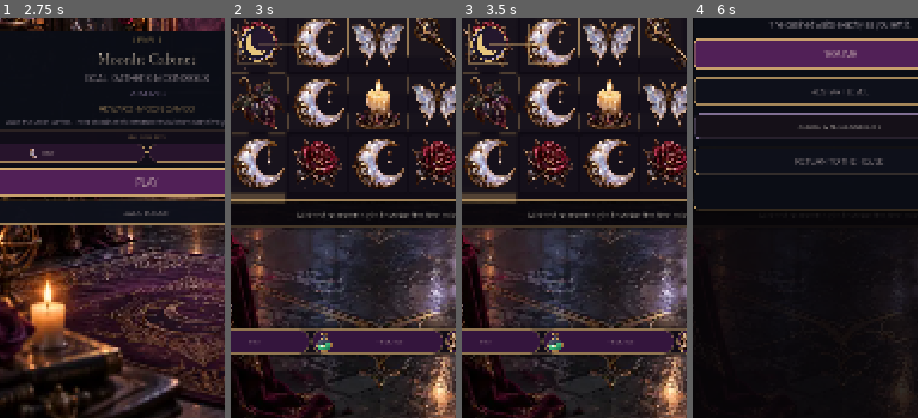
Above: before the commit, frames 1-4 (left to right).
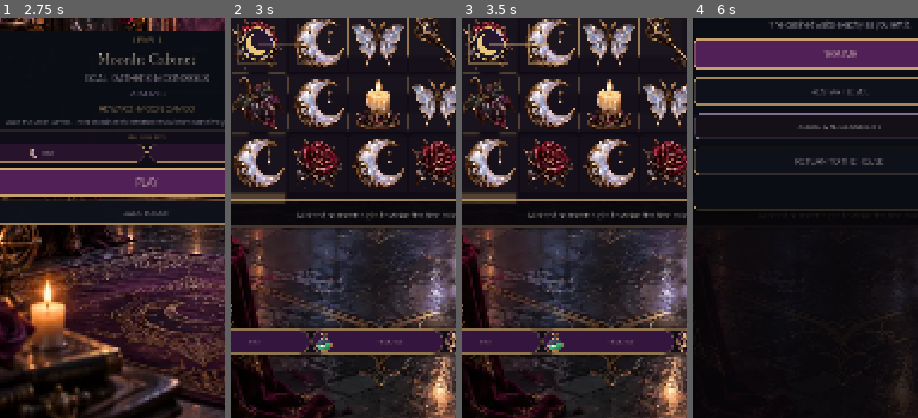
Above: after the commit, the same moments.

Repository: Jay-prodesign/akilta-match3
Game: Godot game, scene res://src/app/app_bootstrap.tscn
The game is run twice, just before and just after one commit, with the same random seed, the same clock (stepped at 60 frames per second) and the same inputs.
Inputs:
- Up to frame 1 (2.75 s): click "ENTER THE HOUSE" at 0.5 s; click "ENTER CURIO BOUTIQUE" at 1.25 s; click "1" at 2 s
- Up to frame 2 (3 s): click "PLAY" at 2.75 s
- Up to frame 3 (3.5 s): no input
- Up to frame 4 (6 s): click "RETRY" at 3.5 s; click "RETRY" at 4.25 s; click "RETRY" at 5 s; click "Ⅱ" at 5.75 s
The pictures show only the part of the screen within x 17-67%, y 43-93%; the shares and areas given below are measured in that part.

Frame 1 is identical in both runs. In frame 2, 0.4% of the frame differs, in the area x 3-20%, y 2-11%; in frame 3, 0.4%; in frame 4, less than 0.1%.

Commit message:
Replace procedural special marks with production raster tokens

Diff:
--- a/src/match3/presentation/board_view.gd
+++ b/src/match3/presentation/board_view.gd
@@ -854,43 +854,39 @@
 	draw_circle(dew - Vector2(r * 0.015, r * 0.015), r * 0.025, Color(BONE, 0.88))
 
 func _draw_special_mark(rect: Rect2, kind: String) -> void:
+	var paths := {
+		"line_h": "res://assets/specials/gbl_special_line_h_idle_v01.svg",
+		"line_v": "res://assets/specials/gbl_special_line_v_idle_v01.svg",
+		"area": "res://assets/specials/gbl_special_area_idle_v01.svg",
+		"smart": "res://assets/specials/gbl_special_smart_idle_v01.svg",
+		"global": "res://assets/specials/gbl_special_global_idle_v01.svg",
+	}
+	var path := String(paths.get(kind, ""))
+	if path != "":
+		var token := PieceAssetLoader.ornament(path)
+		if token != null:
+			# Special state is a deliberate gameplay token, not a tiny sticker. It
+			# overlays the base family while preserving enough silhouette context to
+			# keep the originating piece readable during creation/trigger teaching.
+			var extent := minf(rect.size.x, rect.size.y) * 0.72
+			var center := rect.get_center()
+			draw_texture_rect(token, Rect2(center - Vector2.ONE * extent * 0.5, Vector2.ONE * extent), false)
+			return
+	# Exact-state procedural fallback only. Never substitute a different special.
 	var center := rect.get_center()
-	var asset_path := String(SPECIAL_ASSET_PATHS.get(kind, ""))
-	if asset_path != "":
-		var token := PieceAssetLoader.ornament(asset_path)
-		if token != null:
-			var scale_factor := 0.78 if kind == "global" else 0.68
-			var asset_size := minf(rect.size.x, rect.size.y) * scale_factor
-			draw_texture_rect(token, Rect2(center - Vector2.ONE * asset_size * 0.5, Vector2.ONE * asset_size), false)
-			return
-	var full_r := rect.size.x * 0.39
-	var halo := Color(GOLD)
-	halo.a = 0.20
-	if kind == "global":
-		draw_circle(center, full_r * 1.04, halo, false, max(2.0, rect.size.x * 0.035))
-		draw_arc(center, full_r * 0.88, 0.0, TAU, 40, GOLD, max(2.0, rect.size.x * 0.025))
-		for angle in [0.0, PI * 0.5, PI, PI * 1.5]:
-			var direction := Vector2(cos(angle), sin(angle))
-			draw_line(center + direction * full_r * 0.88, center + direction * full_r * 1.16, GOLD, max(2.0, rect.size.x * 0.025))
-		return
-	if kind == "line_h":
-		draw_line(center + Vector2(-full_r, 0), center + Vector2(full_r, 0), GOLD, max(3.0, rect.size.x * 0.055))
-		draw_line(center + Vector2(-full_r, -rect.size.y * 0.08), center + Vector2(full_r, -rect.size.y * 0.08), Color(1,1,1,0.35), 1.5)
-		return
-	if kind == "line_v":
-		draw_line(center + Vector2(0, -full_r), center + Vector2(0, full_r), GOLD, max(3.0, rect.size.x * 0.055))
-		draw_line(center + Vector2(rect.size.x * 0.08, -full_r), center + Vector2(rect.size.x * 0.08, full_r), Color(1,1,1,0.35), 1.5)
-		return
-	if kind == "area":
-		draw_arc(center, full_r * 0.74, 0.0, TAU, 32, GOLD, max(2.0, rect.size.x * 0.035))
-		for angle in [PI * 0.25, PI * 0.75, PI * 1.25, PI * 1.75]:
-			var direction := Vector2(cos(angle), sin(angle))
-			draw_line(center + direction * full_r * 0.40, center + direction * full_r * 0.96, GOLD, 2.0)
-		return
-	if kind == "smart":
-		draw_arc(center, full_r * 0.70, PI * 0.10, PI * 0.90, 24, GOLD, 2.5)
-		draw_arc(center, full_r * 0.70, PI * 1.10, PI * 1.90, 24, GOLD, 2.5)
-		draw_circle(center, full_r * 0.15, GOLD)
+	var full_r := rect.size.x * 0.34
+	var fallback := Color(GOLD, 0.82)
+	match kind:
+		"line_h":
+			draw_line(center + Vector2(-full_r, 0), center + Vector2(full_r, 0), fallback, 3.0)
+		"line_v":
+			draw_line(center + Vector2(0, -full_r), center + Vector2(0, full_r), fallback, 3.0)
+		"area":
+			draw_arc(center, full_r * 0.72, 0.0, TAU, 24, fallback, 2.5)
+		"smart":
+			draw_circle(center, full_r * 0.20, fallback)
+		"global":
+			draw_arc(center, full_r * 0.82, 0.0, TAU, 28, fallback, 2.5)
 
 func _draw_wax_seal(rect: Rect2, hp: int) -> void:
 	var center := rect.position + Vector2(rect.size.x * 0.23, rect.size.y * 0.76)
